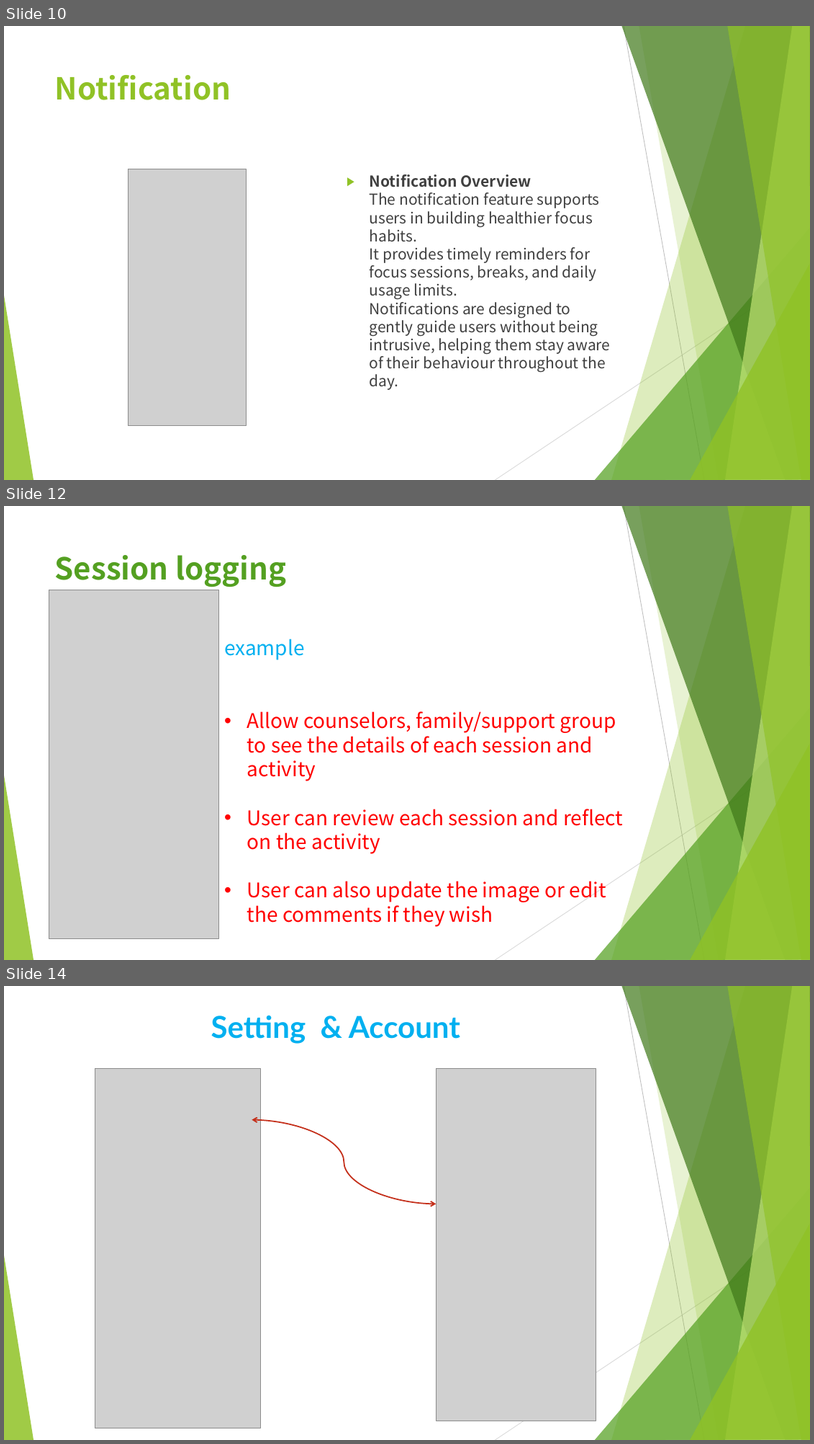
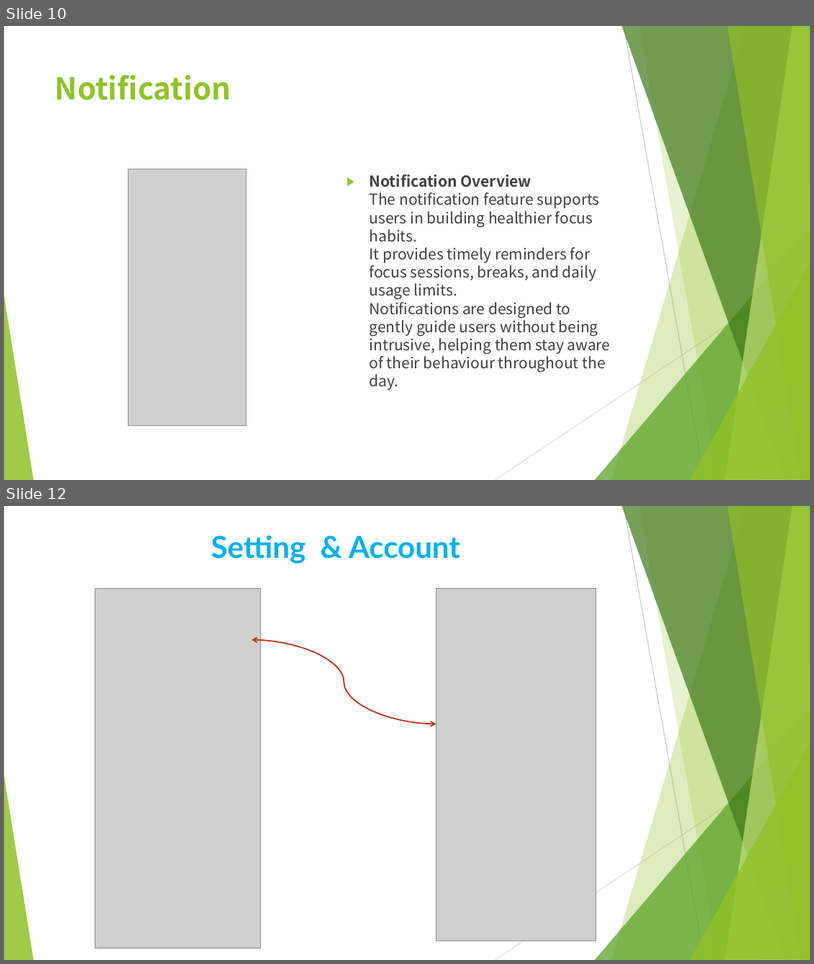
Before and after one commit to hkuspace-pu/comp2003hk-2526-group-group5, a slide deck: Computing Group Project_Group 5_V6.pptx. Shown one above the other, each under a label of ours: slides 10, 12 and 14 before the commit, slides 10 and 12 after it; the slides between them are not shown. The pictures are 814x1444 and 814x964 pixels, drawn with LibreOffice and Linux fonts; fonts in the diff are those of the drawing; grey boxes stand for pictures. Boxes give left, top, right and bottom in pixels: in the first picture for what was removed or moved away, otherwise in the second. Text is boxed around its words. In the diff, an @@ line names an element or a change of style, - is before the commit and + after.

```diff
--- a/Computing Group Project_Group 5_V6.pptx
+++ b/Computing Group Project_Group 5_V6.pptx
@@ slide 12 removed at <box>4,506,810,960</box>, background #FFFFFF; not listed: 10 template elements that a slide beside it also shows @@
@@ title removed at <box>55,555,286,587</box> @@
-Session logging
@@ picture removed at <box>49,590,219,939</box> @@
@@ text removed at <box>224,638,623,926</box> @@
-example
-• Allow counselors, family/support group to see the details of each session and activity
-• User can review each session and reflect on the activity
-• User can also update the image or edit the comments if they wish
@@ what was slide 14 is now slide 12 @@
```
Also in this commit, not shown: 2 slides changed, 1 slide added, 2 other slides removed.
